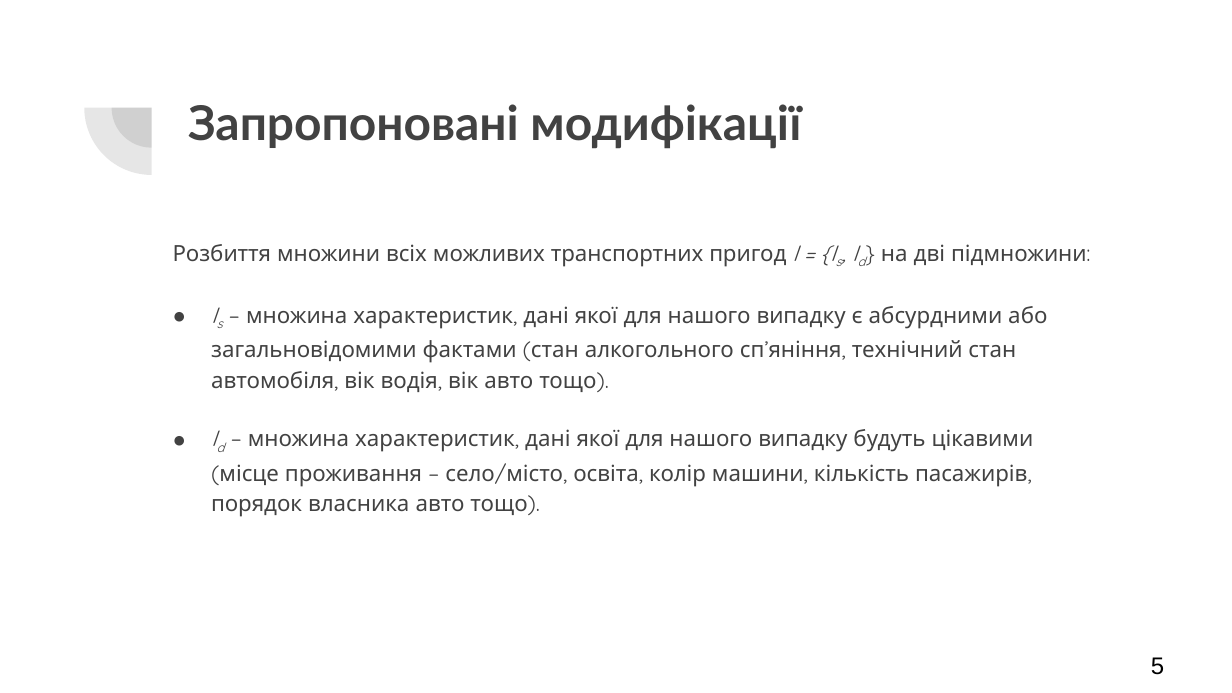
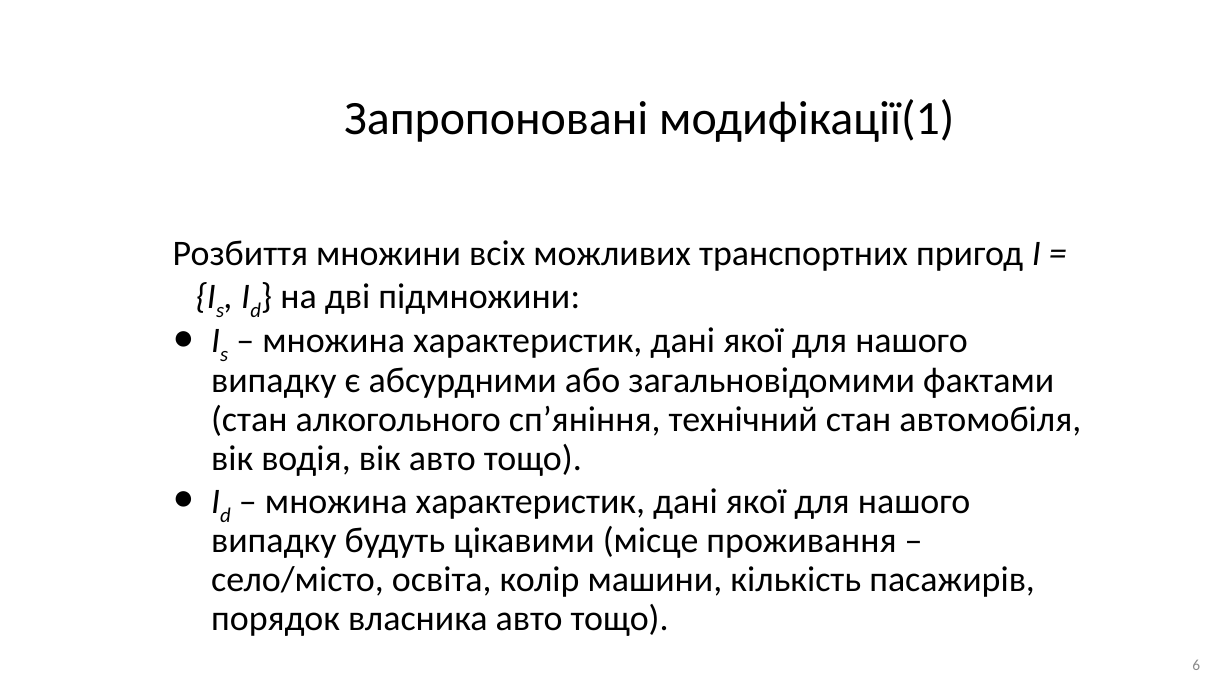
Before and after one commit to AndriiHavryliuk1/master2, a slide deck: slide 6 of docs/Дослідження_роботи_алгоритму_apriori.pptx (slide 5 before the commit). Drawn at 1232x693 pixels with LibreOffice and Linux fonts; fonts in the diff are those of the drawing. Boxes give left, top, right and bottom in pixels: in the first picture for what was removed or moved away, otherwise in the second. Text is boxed around its words. In the diff, an @@ line names an element or a change of style, - is before the commit and + after.

```diff
--- a/docs/Дослідження_роботи_алгоритму_apriori.pptx
+++ b/docs/Дослідження_роботи_алгоритму_apriori.pptx
@@ pie slice (boxed as its full ellipse) removed at (84, 41, 218, 175) @@
@@ pie slice (boxed as its full ellipse) removed at (112, 68, 192, 148) @@
@@ title at (344, 99, 954, 142): text changed; font Lato to Calibri; text colour #424242 to #000000; bold off @@
-Запропоновані модифікації
+Запропоновані модифікації(1)
@@ text "Розбиття множини всіх можливих транспортних ..." at (173, 240, 1081, 636): size 13 to 21 pt, font Quicksand to Calibri, text colour #424242 to #000000; indent changed; line spacing 1.15 to 0.9; less space between paragraphs @@
@@ page number at (1192, 659, 1200, 670): text changed; size 14 to 9 pt; font Arial to Calibri; text colour #000000 to #8C8C8C @@
-5
+6
```
Also in this commit, not shown: 9 other slides changed, 2 slides added, 1 slide removed.
